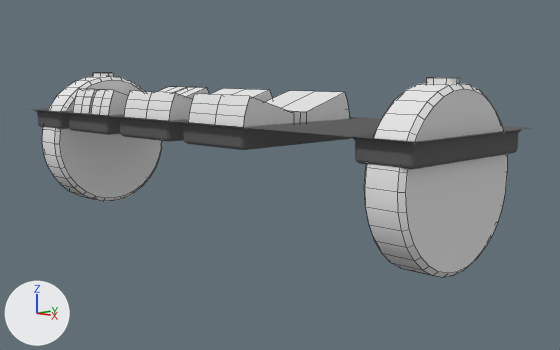
The Blender file Instruments/switches/switches.blend: old version first, new version second.
Both versions are drawn from a 50 mm lens placed at (0.1388, -0.124, 0.0115), pointed at (0.0079, 0.0069, -0.0149). Arrows for +X, +Y and +Z are at lower left; the lights stay in place. Mesh edges are drawn as thin lines on the coarser meshes.

The older version as bpy lines, for what is in view:
```python
ob_alternator = bpy.data.objects.new('alternator', me_alternator)
ob_alternator.location = (-0.033, 0.0, -0.002)
ob_backplate = bpy.data.objects.new('backplate', me_backplate)
ob_backplate.location = (0.0, 0.0, -0.001)
ob_backplate.rotation_euler = (1.571, 0.0, -3.142)  # degrees (90, 0, -180)
ob_battery = bpy.data.objects.new('battery', me_battery)
ob_battery.location = (-0.042, 0.0, -0.002)
ob_fuel_pump = bpy.data.objects.new('fuel pump', me_fuel_pump)
ob_fuel_pump.location = (-0.013, 0.0, -0.002)
ob_landing_lights = bpy.data.objects.new('landing lights', me_landing_lights)
ob_landing_lights.location = (0.012, 0.0, -0.002)
# also in view: 'nav light brightness' at (-0.0575, 0.0, -0.0095); 'panel light brightness' at (0.0575, 0.0, -0.0095)
```
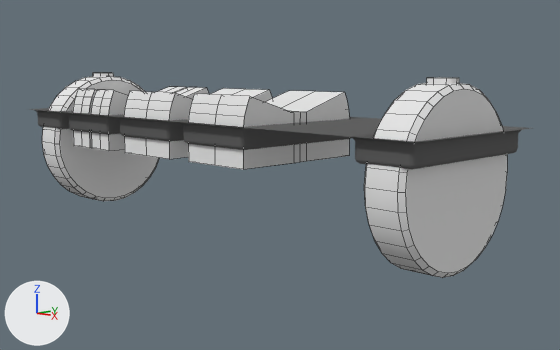
Commit message: fixed switches

Location of each change, [x1, y1, x2, y2] in pixels of the pictures (560 x 350 px; the box of a moved part takes in the faces that stretch with it):
```json
{"object": "landing lights", "change": "reshaped", "before": [188, 91, 349, 127], "after": [188, 91, 349, 169]}
{"object": "fuel pump", "change": "reshaped", "before": [124, 88, 272, 121], "after": [124, 88, 272, 159]}
{"object": "alternator", "change": "reshaped", "before": [91, 87, 209, 115], "after": [91, 87, 209, 150]}
{"object": "battery", "change": "reshaped", "before": [73, 87, 187, 114], "after": [73, 87, 187, 148]}
{"part": 1, "of": "me_alternator", "change": "moved or reshaped", "before": [108, 88, 209, 115], "after": [91, 133, 125, 150]}
{"part": 2, "of": "me_battery", "change": "moved or reshaped", "before": [89, 87, 187, 114], "after": [73, 87, 187, 148]}
{"part": 3, "of": "me_landing_lights", "change": "moved or reshaped", "before": [243, 92, 349, 127], "after": [188, 139, 349, 169]}
{"part": 4, "of": "me_fuel_pump", "change": "moved or reshaped", "before": [169, 90, 272, 120], "after": [124, 90, 272, 159]}
```

Edits to the scene script, one JSON object a line:
```json
{"block": "me_alternator", "where": "me_alternator.from_pydata(...)  # 49 vertices, 36 faces; spans x -0.004..0.004, y -0.017..0.017, z -0.003..0.007"}
{"block": "me_alternator", "where": "# used by ob_alternator; location = (-0.033, 0.0, -0.002)"}
{"block": "me_alternator", "change": "me_alternator part 1: all 16 vertices in x -0.004..0.004, y -0.017..0.017, z -0.003 are moved by (0.0, 0.0, -0.005)"}
{"block": "me_battery", "where": "me_battery.from_pydata(...)  # 49 vertices, 36 faces; spans x -0.004..0.004, y -0.017..0.017, z -0.003..0.007"}
{"block": "me_battery", "where": "# used by ob_battery; location = (-0.042, 0.0, -0.002)"}
{"block": "me_battery", "change": "me_battery part 2: all 16 vertices in x -0.004..0.004, y -0.017..0.017, z -0.003 are moved by (0.0, 0.0, -0.005)"}
{"block": "me_landing_lights", "where": "me_landing_lights.from_pydata(...)  # 49 vertices, 36 faces; spans x -0.009..0.009, y -0.017..0.017, z -0.003..0.007"}
{"block": "me_landing_lights", "where": "# used by ob_landing_lights; location = (0.012, 0.0, -0.002)"}
{"block": "me_landing_lights", "change": "me_landing_lights part 3: all 16 vertices in x -0.009..0.009, y -0.017..0.017, z -0.003 are moved by (0.0, 0.0, -0.005)"}
{"block": "me_fuel_pump", "where": "me_fuel_pump.from_pydata(...)  # 49 vertices, 36 faces; spans x -0.009..0.009, y -0.017..0.017, z -0.003..0.007"}
{"block": "me_fuel_pump", "where": "# used by ob_fuel_pump; location = (-0.013, 0.0, -0.002)"}
{"block": "me_fuel_pump", "change": "me_fuel_pump part 4: all 16 vertices in x -0.009..0.009, y -0.017..0.017, z -0.003 are moved by (0.0, 0.0, -0.005)"}
```
